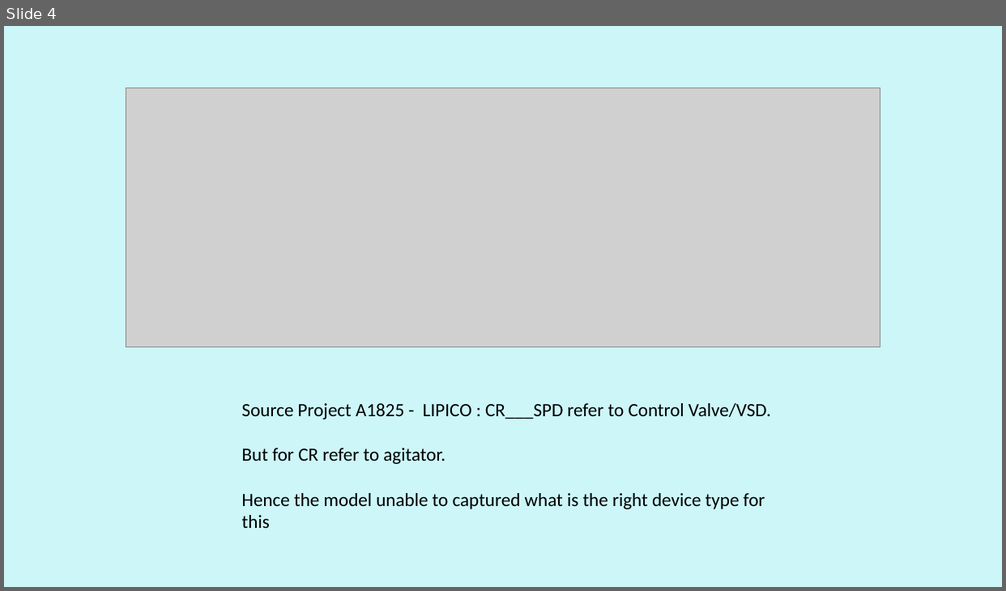
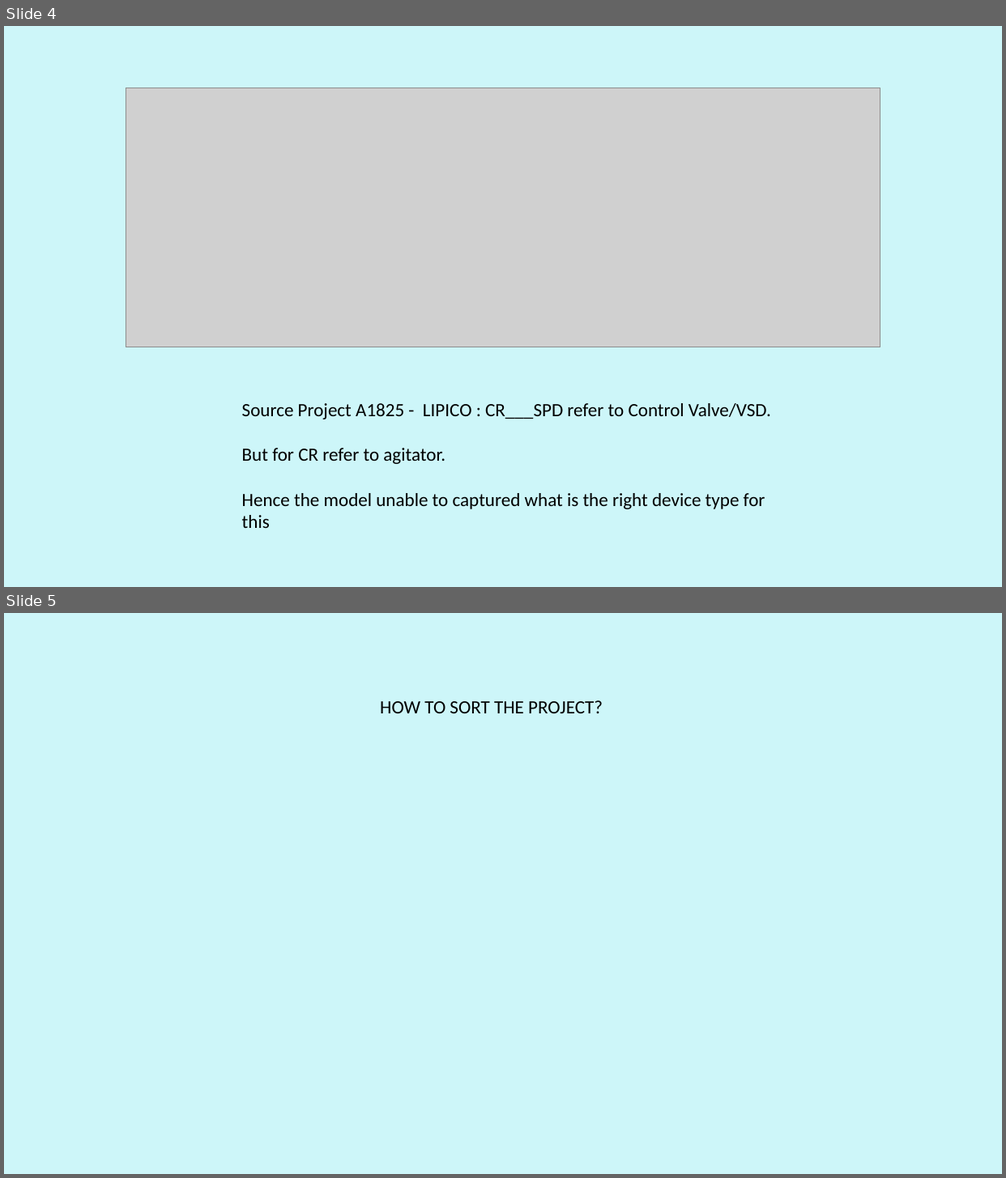
Before and after one commit to Syaziyah30/DeviceCluster, a slide deck: 1.training_model/slide_presentation/Device Identifier 20260520.pptx. Shown one above the other, each under a label of ours: slide 4 before the commit, slides 4 and 5 after it. The pictures are 1006x591 and 1006x1178 pixels, drawn with LibreOffice and Linux fonts; fonts in the diff are those of the drawing; grey boxes stand for pictures. Boxes give left, top, right and bottom in pixels: in the first picture for what was removed or moved away, otherwise in the second. Text is boxed around its words. In the diff, an @@ line names an element or a change of style, - is before the commit and + after.

Commit message:
sort file and folder location

```diff
--- a/1.training_model/slide_presentation/Device Identifier 20260520.pptx
+++ b/1.training_model/slide_presentation/Device Identifier 20260520.pptx
@@ slide 5 added at bbox=[4, 613, 1002, 1174], background #CDF6F9 @@
@@ text added at bbox=[380, 700, 603, 713], 18 pt, text #000000 @@
+HOW TO SORT THE PROJECT?
```
Also in this commit, not shown: 1 other slide added, 2 other files.
